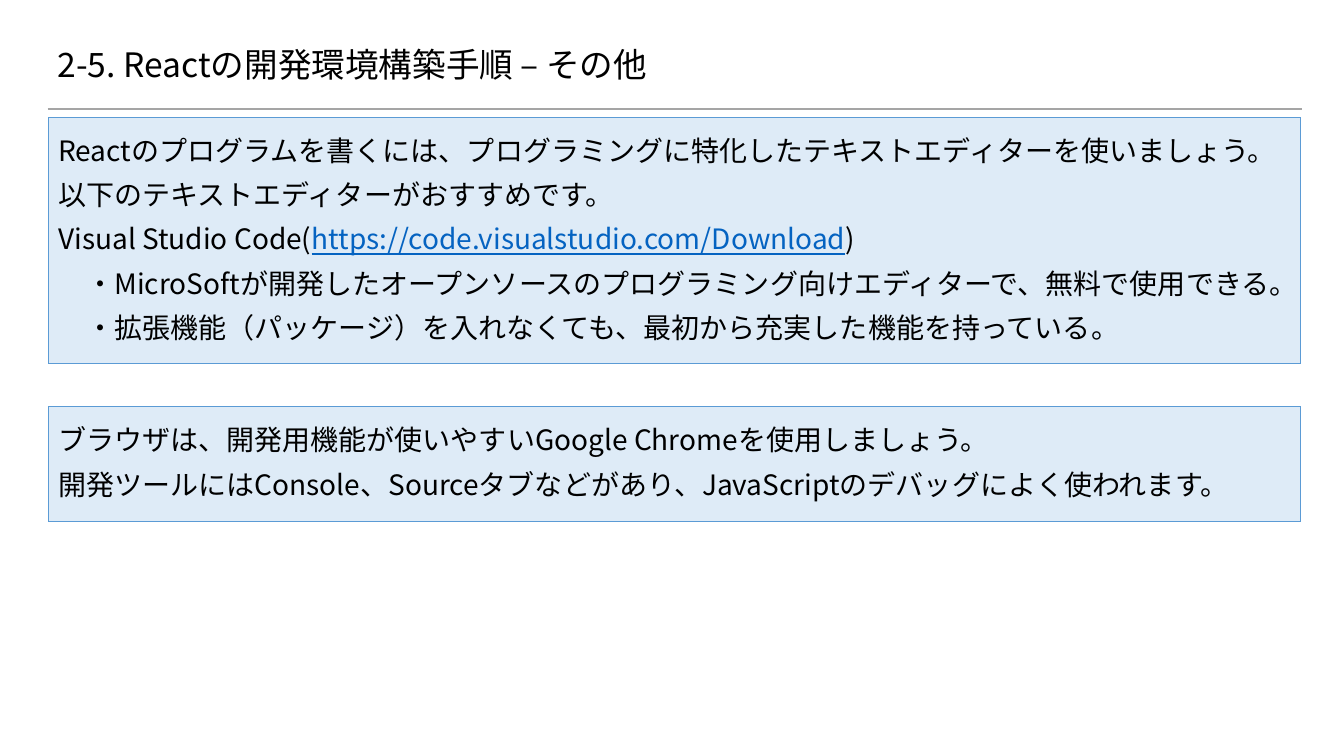
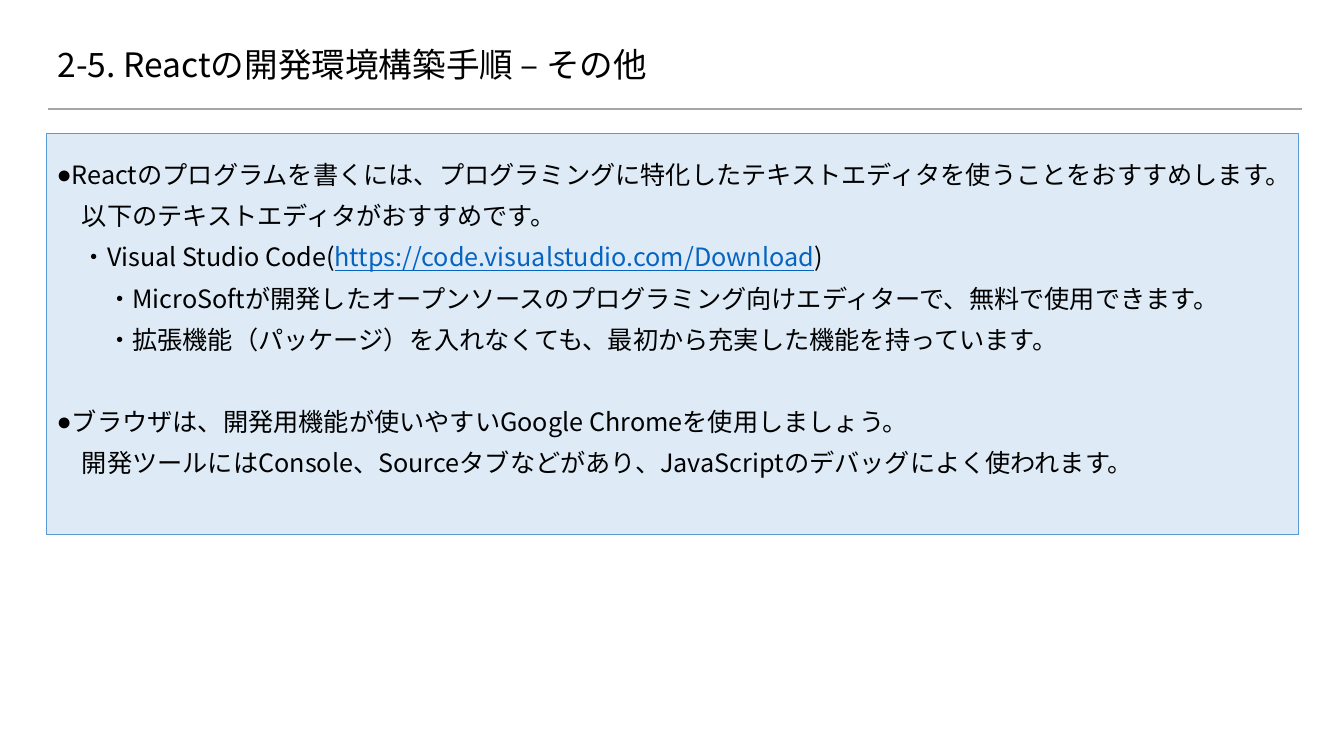
Before and after one commit to 2018SYSTEMI34/diary, a slide deck: slide 6 of doc/02_SlideShare/01.ネタ/２_Reactの基礎/2-5_React開発環境構築手順.pptx. Drawn at 1344x756 pixels with LibreOffice and Linux fonts; fonts in the diff are those of the drawing; background and template pictures are left out. Boxes give left, top, right and bottom in pixels: in the first picture for what was removed or moved away, otherwise in the second. Text is boxed around its words. In the diff, an @@ line names an element or a change of style, - is before the commit and + after.

```diff
--- a/doc/02_SlideShare/01.ネタ/２_Reactの基礎/2-5_React開発環境構築手順.pptx
+++ b/doc/02_SlideShare/01.ネタ/２_Reactの基礎/2-5_React開発環境構築手順.pptx
@@ rectangle "Reactのプログラムを書くには、プログラミングに特化したテキストエディタを使うことをおすすめします。" resized from (x1=48, y1=118, x2=1301, y2=364) to (x1=46, y1=133, x2=1299, y2=535) @@
@@ text in rectangle at (x1=72, y1=162, x2=1291, y2=478): text changed; size 20 to 18 pt @@
-Reactのプログラムを書くには、プログラミングに特化したテキストエディターを使いましょう。
-以下のテキストエディターがおすすめです。
-Visual Studio Code(https://code.visualstudio.com/Download)
-・MicroSoftが開発したオープンソースのプログラミング向けエディターで、無料で使用できる。
-・拡張機能（パッケージ）を入れなくても、最初から充実した機能を持っている。
+● Reactのプログラムを書くには、プログラミングに特化したテキストエディタを使うことをおすすめします。
+以下のテキストエディタがおすすめです。
+・Visual Studio Code(https://code.visualstudio.com/Download)
+・MicroSoftが開発したオープンソースのプログラミング向けエディターで、無料で使用できます。
+・拡張機能（パッケージ）を入れなくても、最初から充実した機能を持っています。
+● ブラウザは、開発用機能が使いやすいGoogle Chromeを使用しましょう。
+開発ツールにはConsole、Sourceタブなどがあり、JavaScriptのデバッグによく使われます。
@@ rectangle removed at (x1=48, y1=406, x2=1301, y2=521) @@
-ブラウザは、開発用機能が使いやすいGoogle Chromeを使用しましょう。
-開発ツールにはConsole、Sourceタブなどがあり、JavaScriptのデバッグによく使われます。
```
Also in this commit, not shown: 5 other slides changed.
